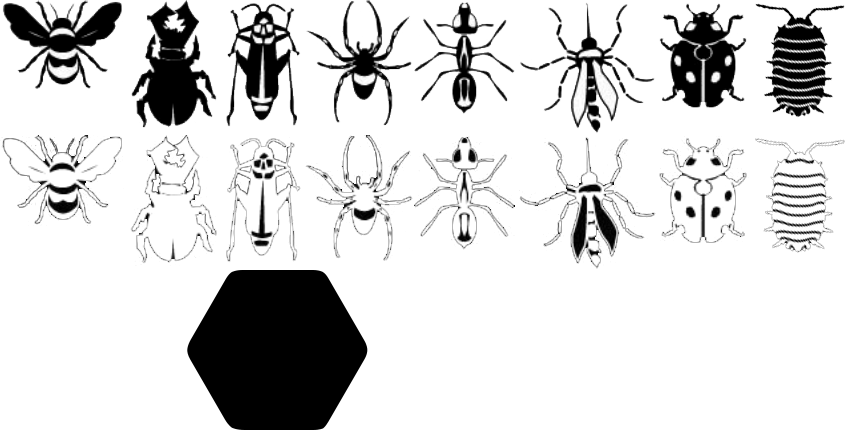
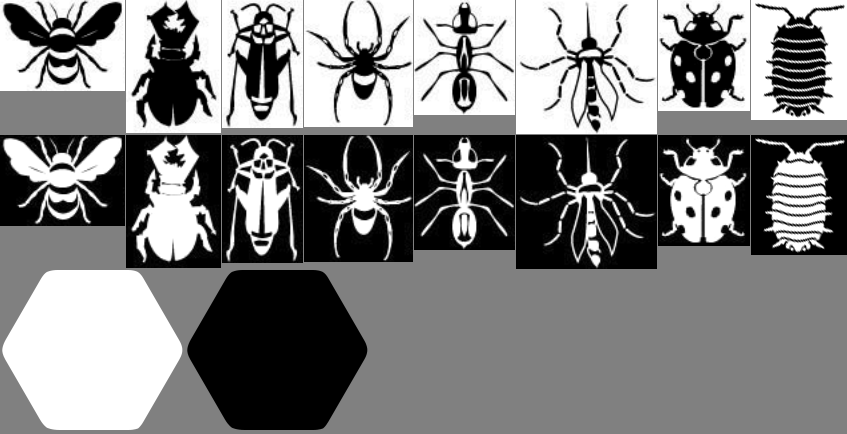
Revision of a layered 847 x 434 image; what changed, layer by layer:
hid group "Merged" (3 layers) over [0, 0, 845, 430]
showed group "Sources" (22 layers) over [0, 0, 847, 434]
